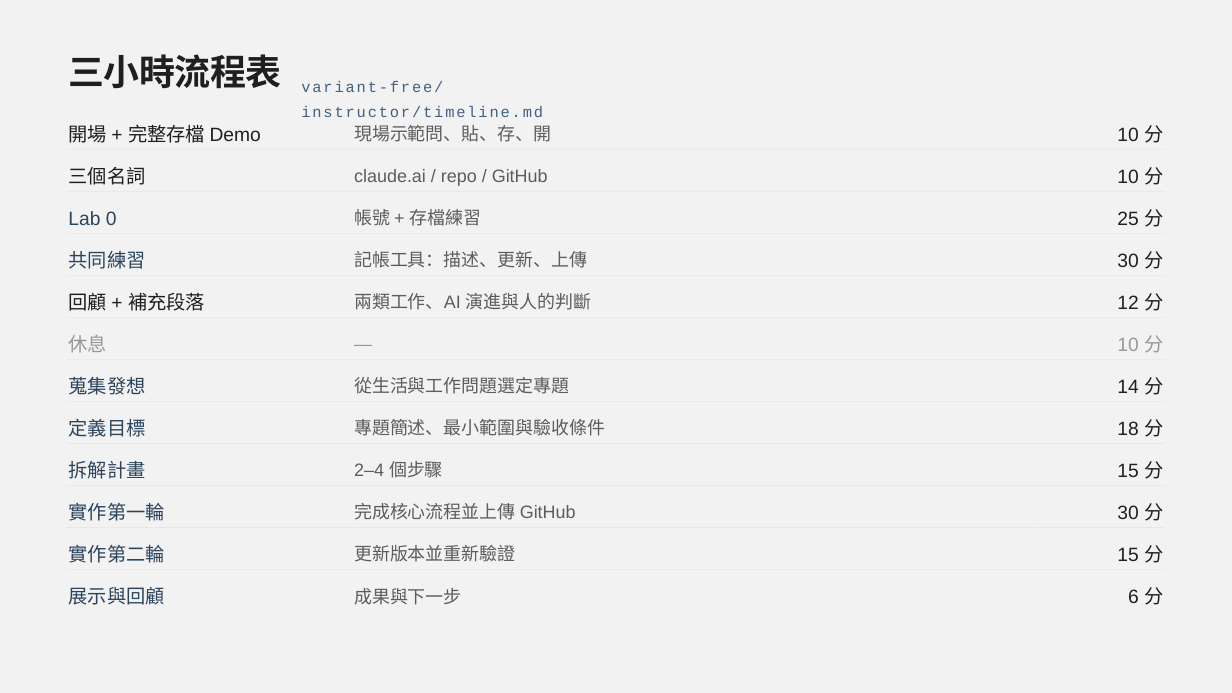
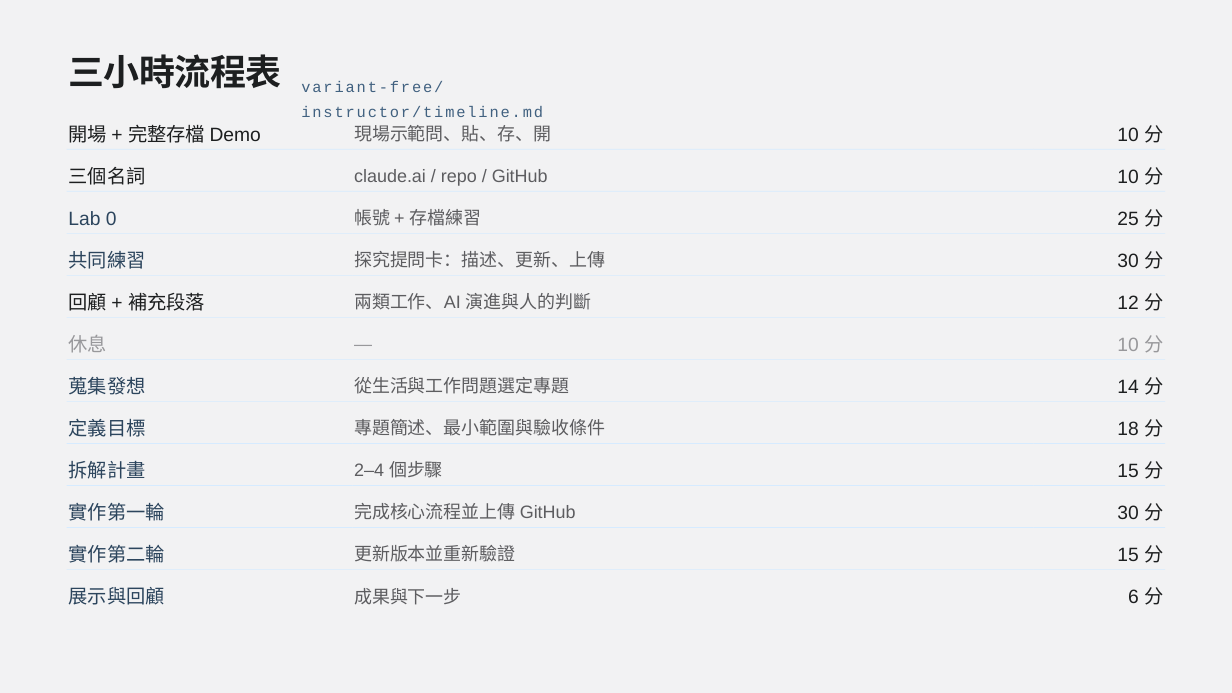
Before and after one commit to htchen/LLM2Life, a slide deck: slide 16 of instructor/LLM2Life_slide_deck.pptx. Drawn at 1232x693 pixels with LibreOffice and Linux fonts; fonts in the diff are those of the drawing. Boxes give left, top, right and bottom in pixels: in the first picture for what was removed or moved away, otherwise in the second. Text is boxed around its words. In the diff, an @@ line names an element or a change of style, - is before the commit and + after.

```diff
--- a/instructor/LLM2Life_slide_deck.pptx
+++ b/instructor/LLM2Life_slide_deck.pptx
@@ text at (x1=354, y1=251, x2=606, y2=268): text changed @@
-記帳工具：描述、更新、上傳
+探究提問卡：描述、更新、上傳
```
Also in this commit, not shown: 1 other slide changed, 18 other files.
